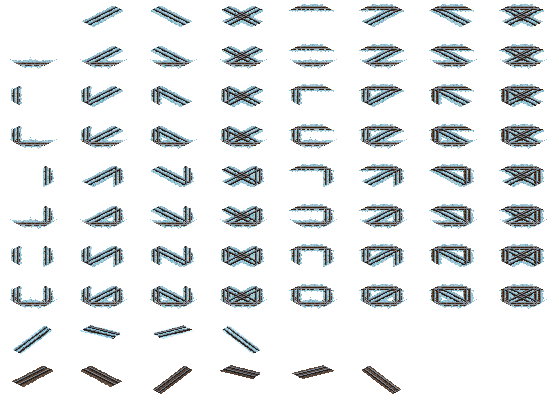
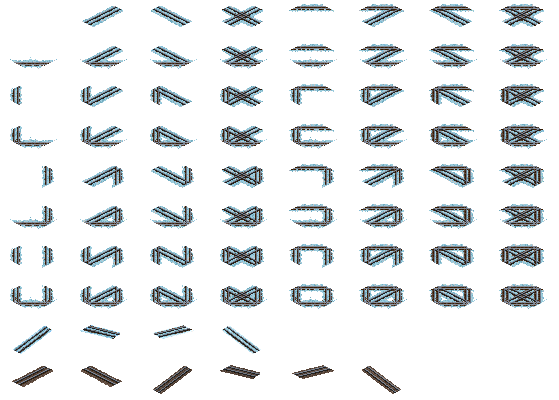
Comparing the layer stacks of the two 559×400 images. Changes:
painted on "Pattern Fill 2" over [10, 94, 534, 307]
painted on "Pattern Fill 1" over [10, 94, 534, 307]
painted on "ballast_1067_jp_wood" over [51, 169, 534, 291]
